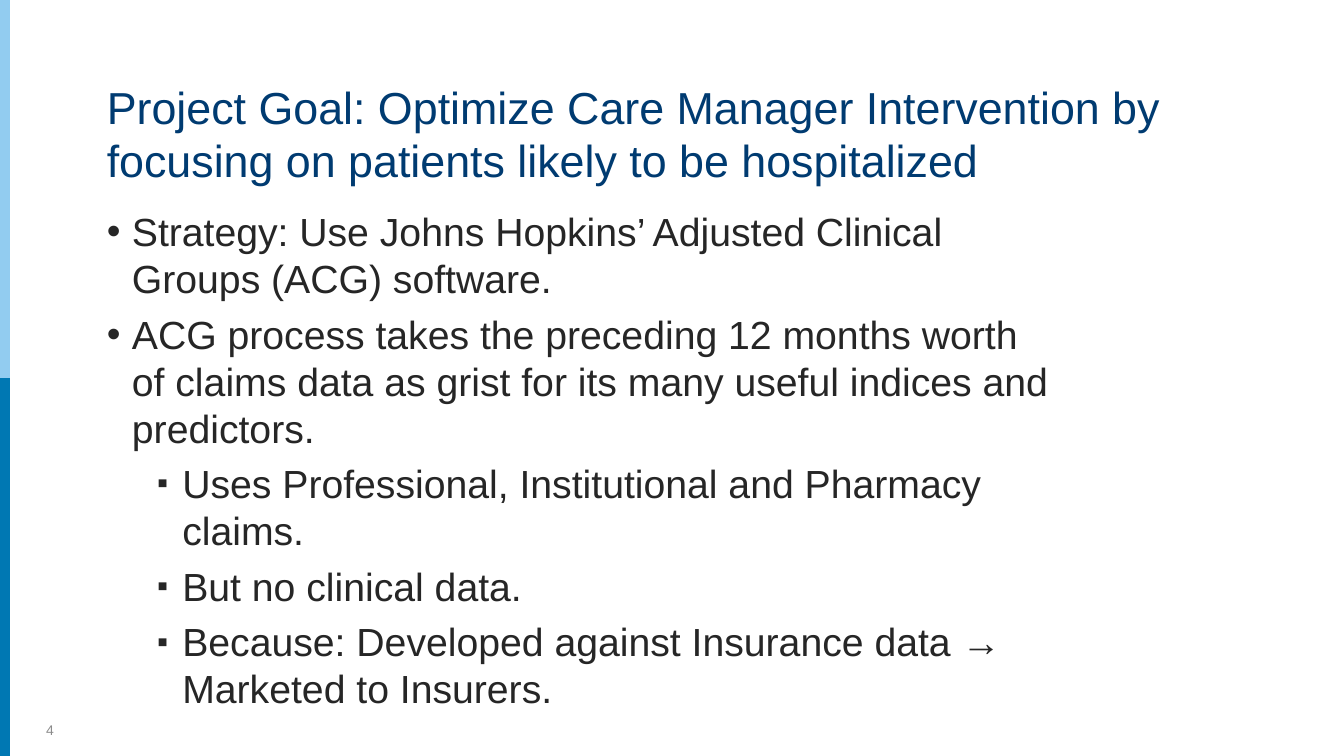
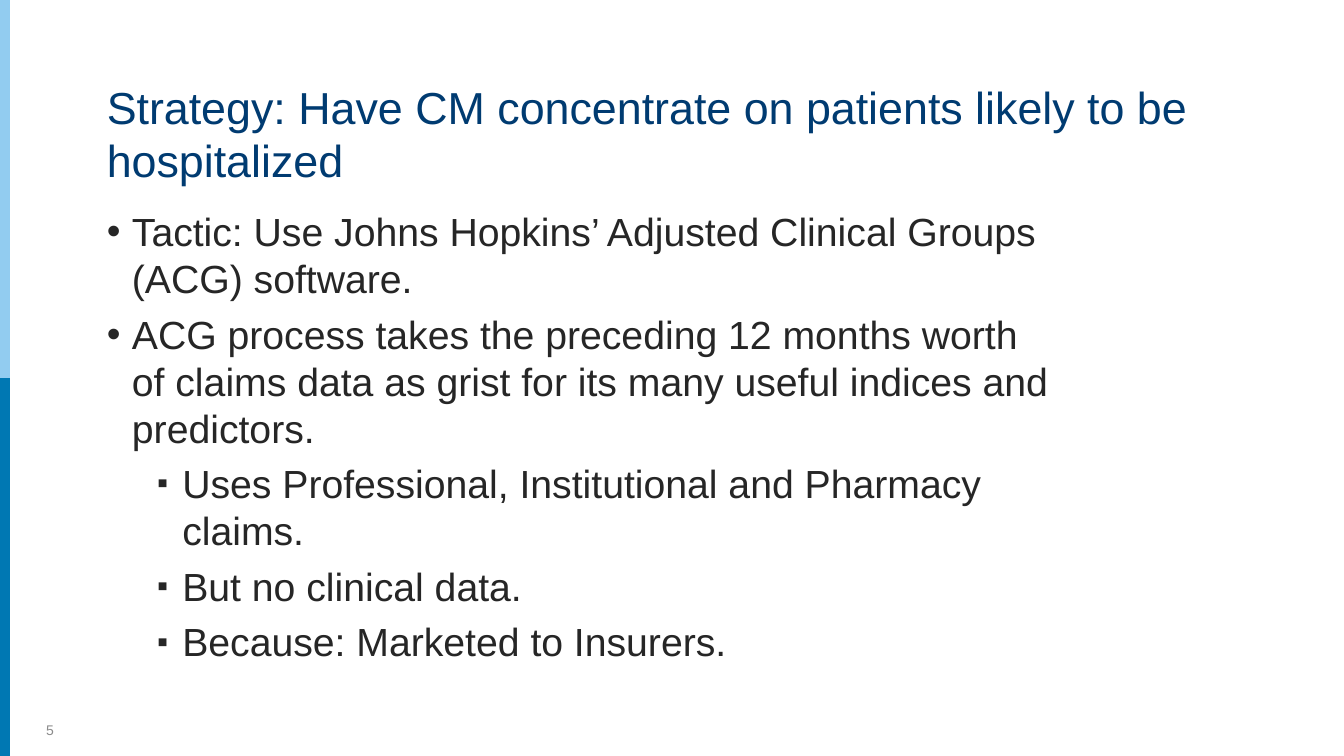
Before and after one commit to rpardee/hcsrn_2019, a slide deck: slide 5 of analytics_for_hmos.pptx (slide 4 before the commit). Drawn at 1344x756 pixels with LibreOffice and Linux fonts; fonts in the diff are those of the drawing. Boxes give left, top, right and bottom in pixels: in the first picture for what was removed or moved away, otherwise in the second. Text is boxed around its words. In the diff, an @@ line names an element or a change of style, - is before the commit and + after.

```diff
--- a/analytics_for_hmos.pptx
+++ b/analytics_for_hmos.pptx
@@ title at bbox=[107, 91, 1187, 186]: text changed @@
-Project Goal: Optimize Care Manager Intervention by focusing on patients likely to be hospitalized
+Strategy: Have CM concentrate on patients likely to be hospitalized
@@ text at bbox=[132, 217, 1035, 301]: text changed @@
-• Strategy: Use Johns Hopkins’ Adjusted Clinical Groups (ACG) software.
+• Tactic: Use Johns Hopkins’ Adjusted Clinical Groups (ACG) software.
@@ text at bbox=[182, 627, 726, 657]: text changed @@
-  ▪ Because: Developed against Insurance data → Marketed to Insurers.
+  ▪ Because: Marketed to Insurers.
@@ page number at bbox=[46, 725, 54, 735]: text changed @@
-4
+5
```
Also in this commit, not shown: 6 other slides changed, 1 slide removed.
